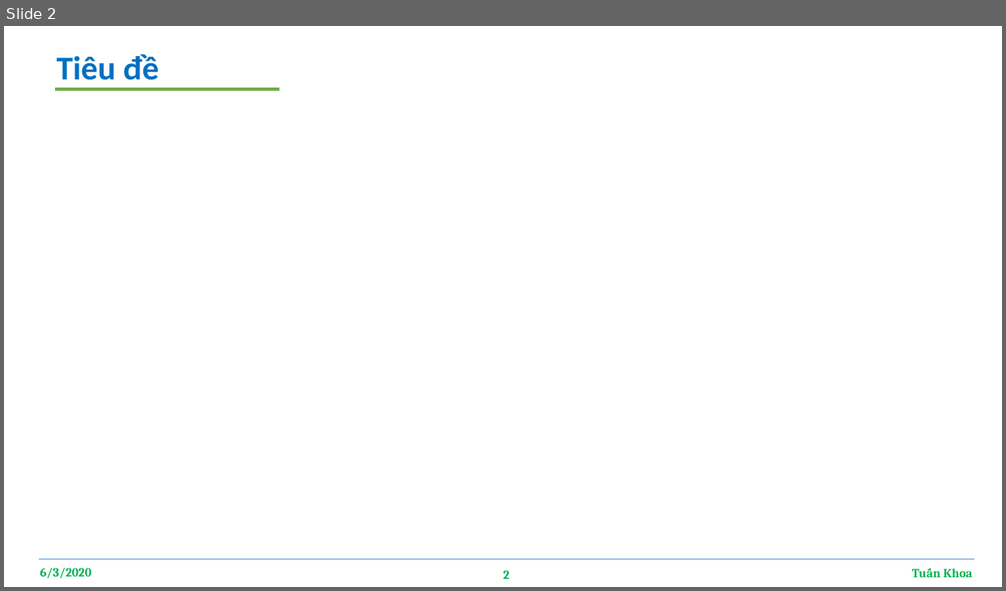
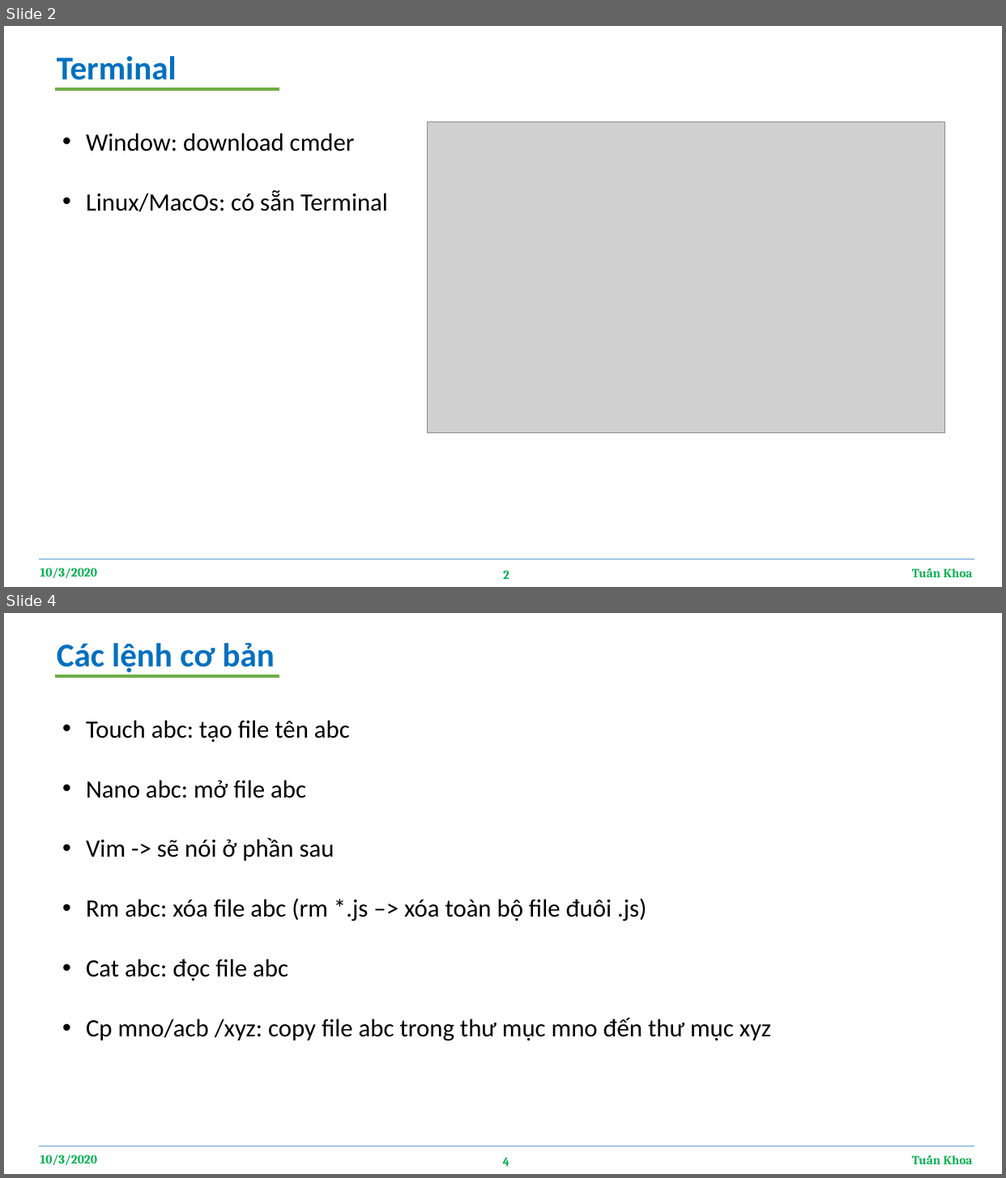
Before and after one commit to tuankhoa/2_commandLine, a slide deck: commandLine.pptx. Shown one above the other, each under a label of ours: slide 2 before the commit, slides 2 and 4 after it; the slides between them are not shown. The pictures are 1006x591 and 1006x1178 pixels, drawn with LibreOffice and Linux fonts; fonts in the diff are those of the drawing; grey boxes stand for pictures. Boxes give left, top, right and bottom in pixels: in the first picture for what was removed or moved away, otherwise in the second. Text is boxed around its words. In the diff, an @@ line names an element or a change of style, - is before the commit and + after.

Commit message:
create some file to test command line and update file ppt

```diff
--- a/commandLine.pptx
+++ b/commandLine.pptx
@@ slide 4 added at (x1=4, y1=613, x2=1002, y2=1174), background #FFFFFF @@
@@ text added at (x1=57, y1=643, x2=275, y2=673), 32 pt, text #0070C0, bold @@
+Các lệnh cơ bản
@@ line added from (55, 676) to (279, 676), #70AD47 3 pt @@
@@ text added at (x1=86, y1=720, x2=771, y2=1041), 24 pt, text #000000 @@
+• Touch abc: tạo file tên abc
+• Nano abc: mở file abc
+• Vim -> sẽ nói ở phần sau
+• Rm abc: xóa file abc (rm *.js –> xóa toàn bộ file đuôi .js)
+• Cat abc: đọc file abc
+• Cp mno/acb /xyz: copy file abc trong thư mục mno đến thư mục xyz
@@ line added from (39, 1147) to (974, 1147), #5B9BD5 0.5 pt @@
@@ text added at (x1=40, y1=1155, x2=97, y2=1165), 12 pt, text #00B050, bold @@
+10/3/2020
@@ page number added at (x1=503, y1=1157, x2=510, y2=1166), 12 pt, text #00B050, bold @@
+4
@@ text added at (x1=944, y1=1156, x2=973, y2=1165), 12 pt, text #00B050, bold @@
+Tuấn Khoa
@@ slide 2 changed as well @@
@@ text at (x1=57, y1=56, x2=177, y2=80): text changed @@
-Tiêu đề
+Terminal
@@ picture added at (x1=427, y1=122, x2=945, y2=433) @@
@@ text added at (x1=86, y1=133, x2=388, y2=212), 24 pt, text #000000 @@
+• Window: download cmder
+• Linux/MacOs: có sẵn Terminal
@@ text at (x1=40, y1=568, x2=97, y2=578): text changed @@
-6/3/2020
+10/3/2020
```
Also in this commit, not shown: 1 other slide changed, 3 other slides added, 3 other files.
